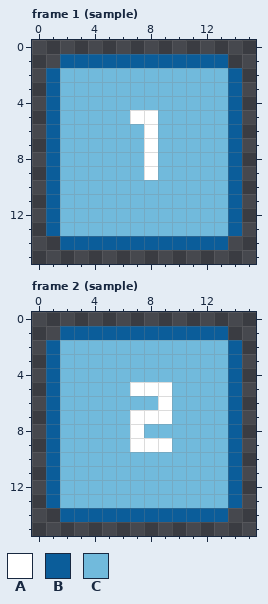
File history of a pixel-art file, Assets/AnimationImporter/sample.ase. This is how it looked before the edit.
16x16 pixels, 16 frames. Shown: frame 1 (sample), frame 2 (sample). The commit also changed other frames, which this record leaves out.
Visible layers, top first: "Layer 2", "Layer 3".
Palette (. is transparent): A #ffffff  B #0b5d9a  C #71badc
Pixels before, frame 1 (sample), first column x 1:
 1 .BBBBBBBBBBBB.
 2 BCCCCCCCCCCCCB
 3 BCCCCCCCCCCCCB
 4 BCCCCCCCCCCCCB
 5 BCCCCCAACCCCCB
 6 BCCCCCCACCCCCB
 7 BCCCCCCACCCCCB
 8 BCCCCCCACCCCCB
 9 BCCCCCCACCCCCB
10 BCCCCCCCCCCCCB
11 BCCCCCCCCCCCCB
12 BCCCCCCCCCCCCB
13 BCCCCCCCCCCCCB
14 .BBBBBBBBBBBB.
Pixels before, frame 2 (sample), first column x 1:
 1 .BBBBBBBBBBBB.
 2 BCCCCCCCCCCCCB
 3 BCCCCCCCCCCCCB
 4 BCCCCCCCCCCCCB
 5 BCCCCCAAACCCCB
 6 BCCCCCCCACCCCB
 7 BCCCCCAAACCCCB
 8 BCCCCCACCCCCCB
 9 BCCCCCAAACCCCB
10 BCCCCCCCCCCCCB
11 BCCCCCCCCCCCCB
12 BCCCCCCCCCCCCB
13 BCCCCCCCCCCCCB
14 .BBBBBBBBBBBB.
New version:
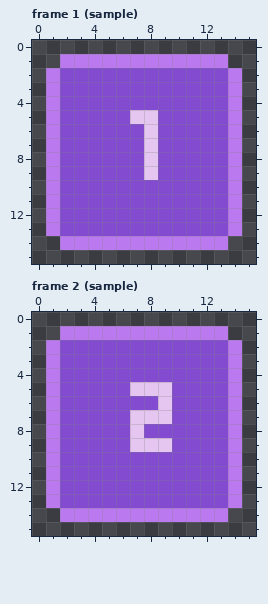
Difference:
colour A: #ffffff -> #e5c6f0
colour B: #0b5d9a -> #bb79f0
colour C: #71badc -> #834bd0
